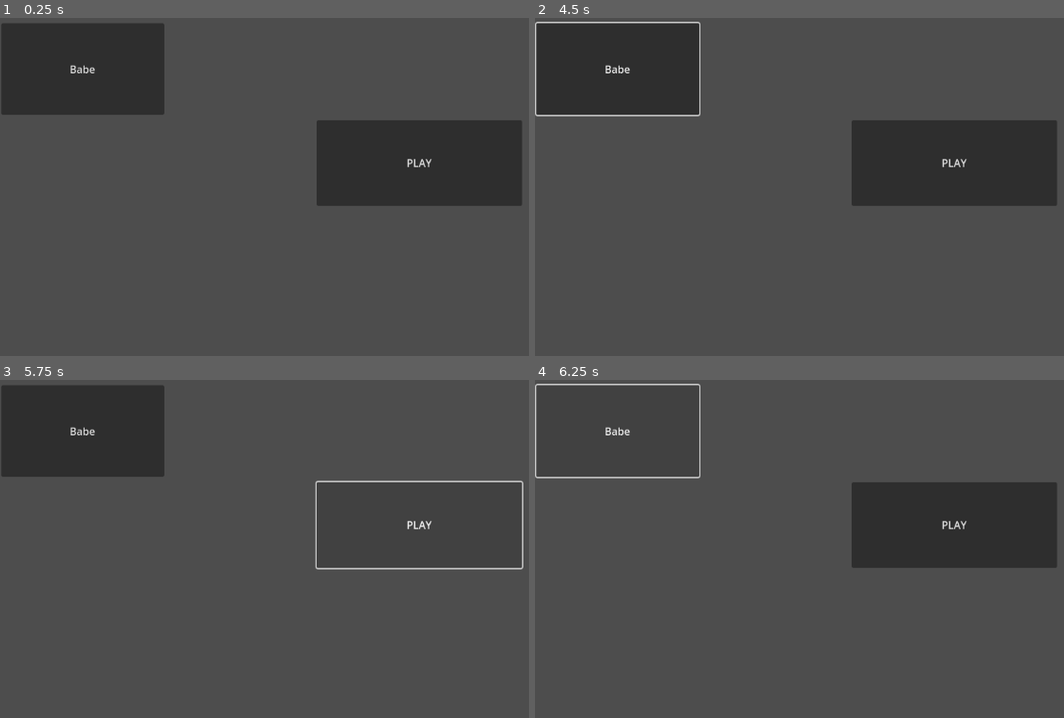
Above: before the commit, frames 1-4 (two rows, left to right).
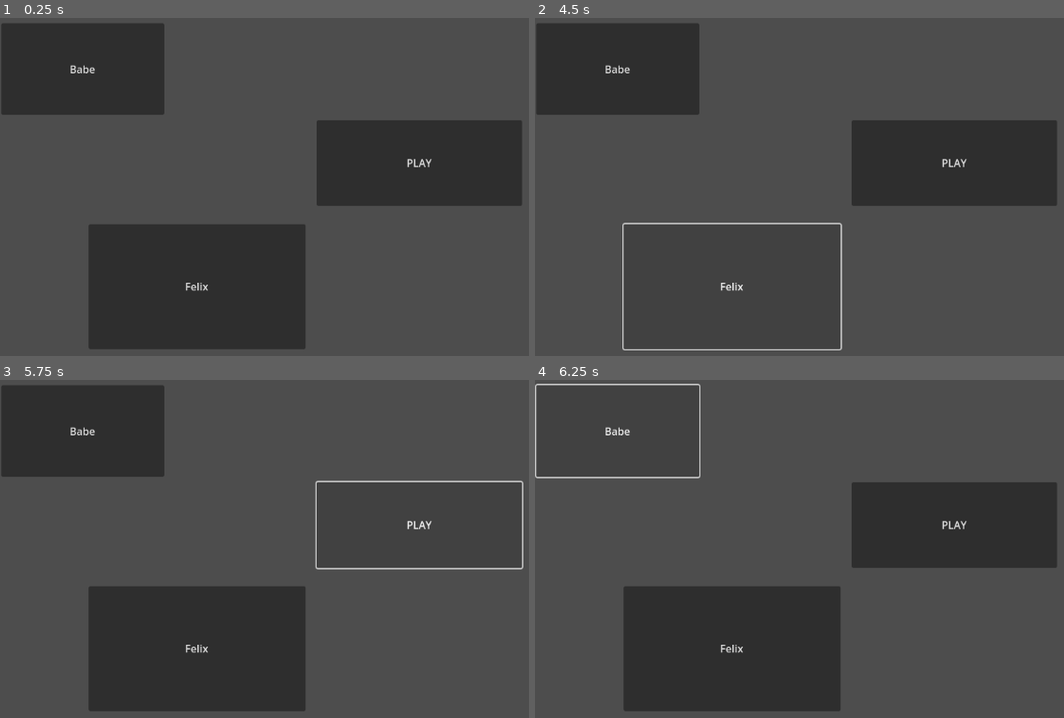
Above: after the commit, the same moments.

Repository: chemicallove123/VerCon
Game: Godot game, scene res://node_2d.tscn
The game is run twice, just before and just after one commit, with the same random seed, the same clock (stepped at 60 frames per second) and the same inputs.
Inputs (mouse positions are in pixels of both pictures, inside the frame that each line leads up to):
- Up to frame 1 (0.25 s): no input
- Up to frame 2 (4.5 s): click (730, 285) at 0.5 s, where only the run after the commit has a clickable "Felix"; click "PLAY" at 1.25 s; click "PLAY" at 2 s; click "Babe" at 2.75 s; click "Babe" at 3.5 s; click (730, 285) at 4.25 s, where only the run after the commit has a clickable "Felix"
- Up to frame 3 (5.75 s): click "PLAY" at 5 s
- Up to frame 4 (6.25 s): click "Babe" at 5.75 s

The runs differ from the first frame. In frame 1, 15% of the frame differs, in the area x 16-58%, y 61-98%; in frame 2, 1.1%; in frame 3, 15%; in frame 4, 15%.

Commit message:
Added my name button

Diff:
--- a/node_2d.tscn
+++ b/node_2d.tscn
@@ -18,3 +18,10 @@
 offset_bottom = 158.0
 text = "Babe
 "
+
+[node name="Button3" type="Button" parent="."]
+offset_left = 162.0
+offset_top = 326.0
+offset_right = 495.0
+offset_bottom = 518.0
+text = "Felix"
